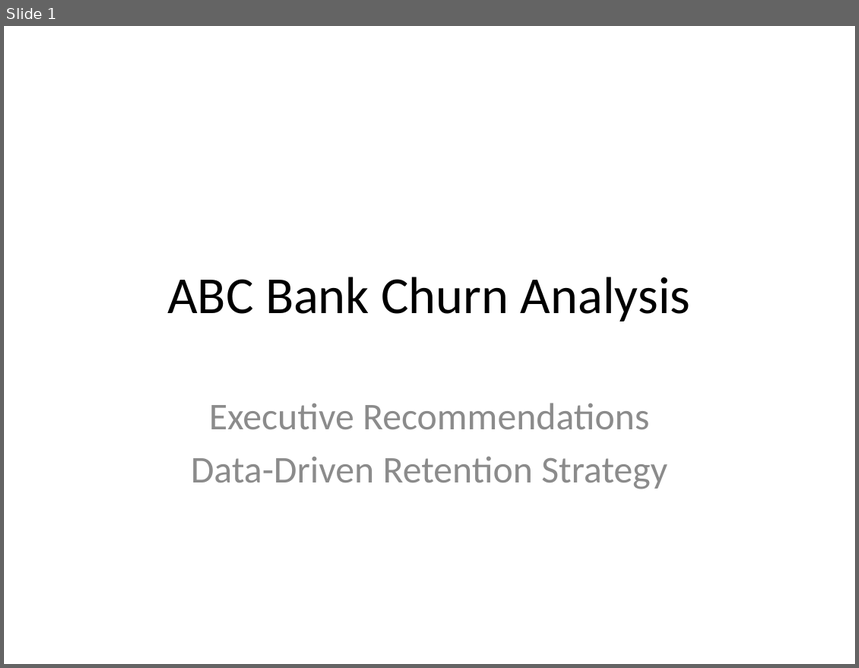
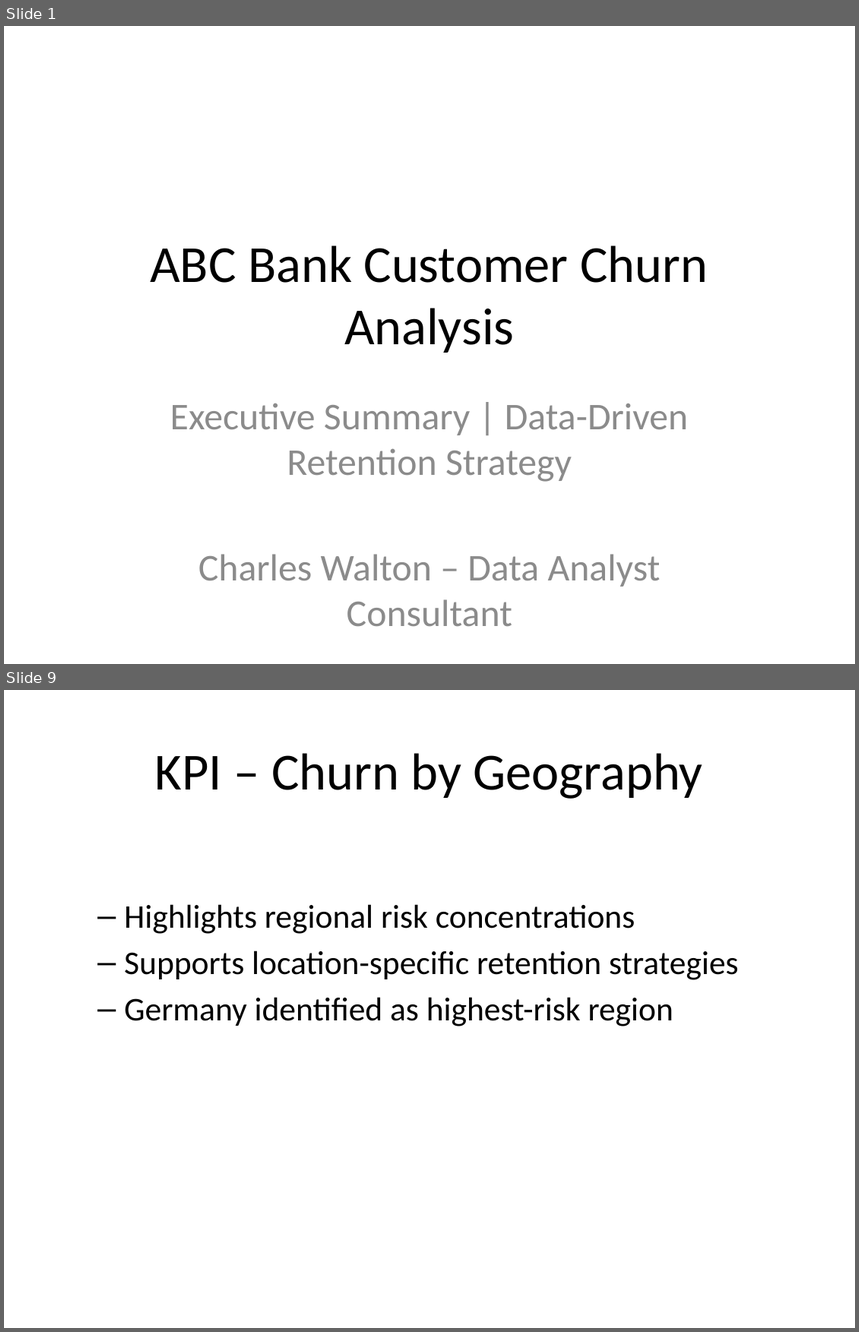
Before and after one commit to cwalton133/abc-bank-churn-analysis, a slide deck: slides/ABC_Bank_Churn_Recommendations.pptx. Shown one above the other, each under a label of ours: slide 1 before the commit, slides 1 and 9 after it; the slides between them are not shown. The pictures are 859x668 and 859x1332 pixels, drawn with LibreOffice and Linux fonts; fonts in the diff are those of the drawing. Boxes give left, top, right and bottom in pixels: in the first picture for what was removed or moved away, otherwise in the second. Text is boxed around its words. In the diff, an @@ line names an element or a change of style, - is before the commit and + after.

```diff
--- a/slides/ABC_Bank_Churn_Recommendations.pptx
+++ b/slides/ABC_Bank_Churn_Recommendations.pptx
@@ slide 9 added at (x1=4, y1=690, x2=855, y2=1328), background #FFFFFF @@
@@ title added at (x1=155, y1=753, x2=703, y2=799), 44 pt, text #000000 @@
+KPI – Churn by Geography
@@ text added at (x1=124, y1=904, x2=739, y2=1027), 28 pt, text #000000 @@
+  – Highlights regional risk concentrations
+  – Supports location-specific retention strategies
+  – Germany identified as highest-risk region
@@ slide 1 changed as well @@
@@ title at (x1=150, y1=246, x2=708, y2=353): text changed @@
-ABC Bank Churn Analysis
+ABC Bank Customer Churn Analysis
@@ subtitle at (x1=170, y1=404, x2=688, y2=626): text changed @@
-Executive Recommendations
-Data-Driven Retention Strategy
+Executive Summary | Data-Driven Retention Strategy
+Charles Walton – Data Analyst Consultant
```
Also in this commit, not shown: 3 other slides changed, 5 other slides added, 6 slides removed.
